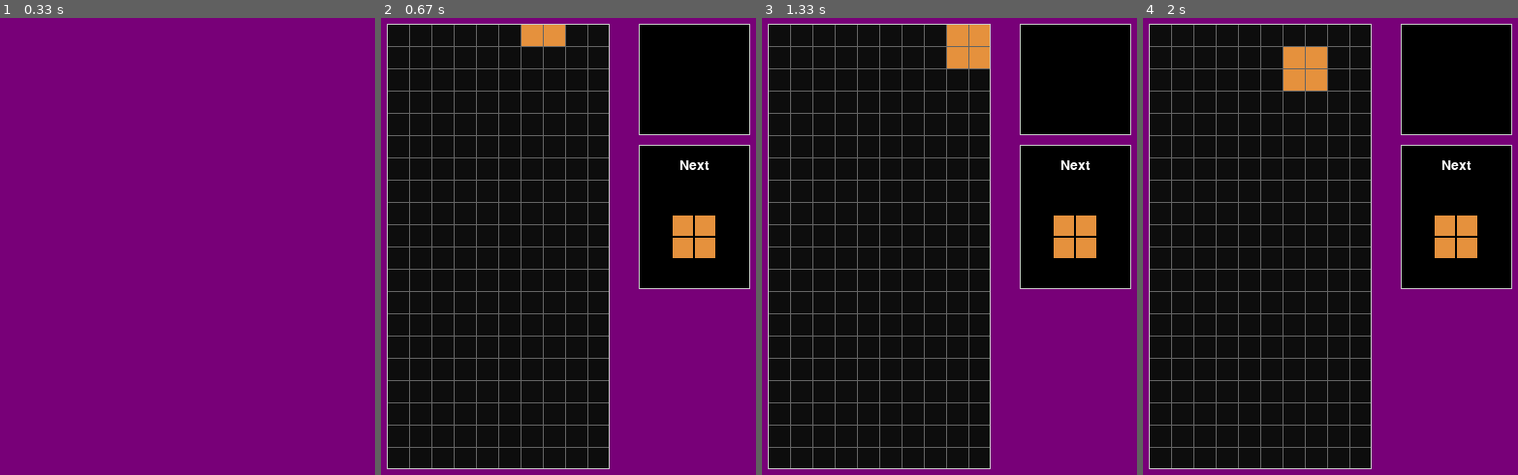
Above: before the commit, frames 1-4 (left to right).
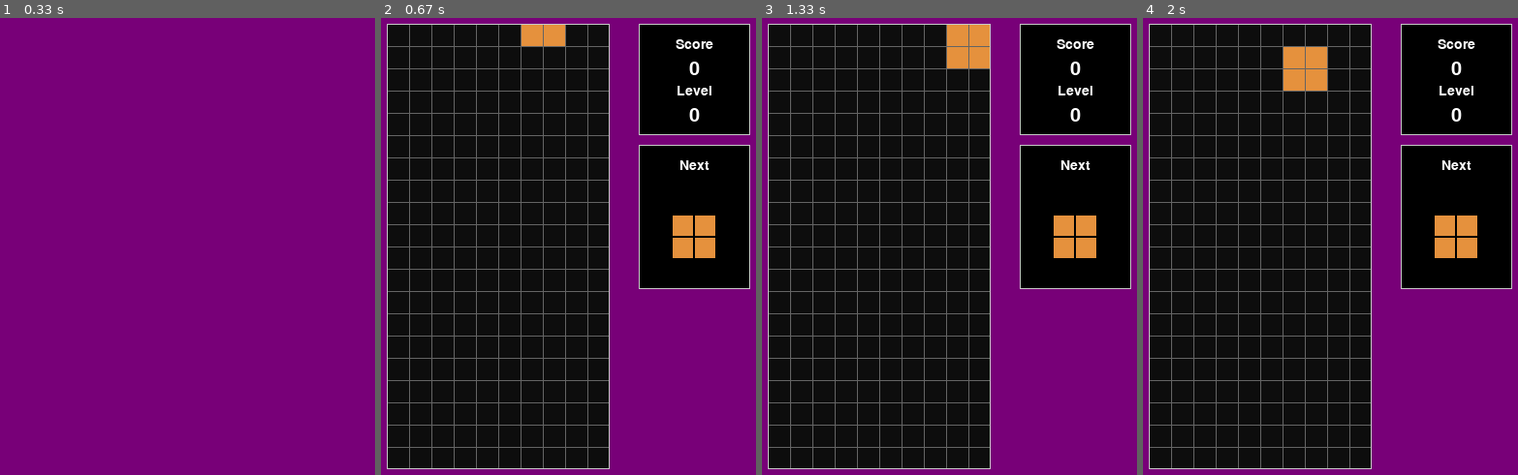
Above: after the commit, the same moments.

Repository: FRM95/Tetris-PyGame
Game: pygame game, started from main.py
Same seed, same stepped clock (60 frames per second), same inputs: the game is played once before the commit and once after it.
Inputs:
- Up to frame 1 (0.33 s): no input
- Up to frame 2 (0.67 s): tap F1 at 0.33 s
- Up to frame 3 (1.33 s): hold D 0.67-1.13 s; hold D from 1.17 s (still down)
- Up to frame 4 (2 s): release D at 1.63 s; hold A from 1.67 s (still down)

Frame 1 is identical in both runs. In frame 2, 0.4% of the frame differs, in the area x 78-89%, y 4-23%; in frame 3, 0.4%; in frame 4, 0.4%.

Commit message:
added speed increase per level

Diff:
--- a/game.py
+++ b/game.py
@@ -12,6 +12,7 @@
         self.createScreen()
         self.createField()
         self.createLines()
+        self.initiateScore()
         self.createScoreField()
         self.createPreviewField()
         self.createSpritesGroup()
@@ -41,6 +42,13 @@
         self.main_screen_surface.blit(self.field_surface, self.field_rect)
         self.main_screen_surface.blit(self.line_surface, self.field_rect)
         self.main_screen_surface.blit(self.score_surface, self.score_rect)
+
+        self.main_screen_surface.blit(self.score_text_surface, self.score_text_rect)
+        self.main_screen_surface.blit(self.points_text_surface, self.points_text_rect)
+
+        self.main_screen_surface.blit(self.level_text_surface, self.level_text_rect)
+        self.main_screen_surface.blit(self.level_number_surface, self.level_number_rect)
+
         self.main_screen_surface.blit(self.preview_surface, self.preview_rect)
         self.main_screen_surface.blit(self.preview_text_surface, self.preview_text_rect)
         self.main_screen_surface.blit(self.next_piece_surface, self.next_piece_rect)
@@ -83,10 +91,24 @@
         """Creates Score Field surface
         """
         score_coordinates = (self.field_rect.right + 30, self.field_rect.top)
-        score_object = Score(score_coordinates, WIDHT_SCORE_FIELD, HEIGHT_SCORE_FIELD)
-        score_object.addBorderLine(BORDER_LINE_COLOR)
-        self.score_surface = score_object.surface
-        self.score_rect = score_object.rect
+        self.score_object = Score(score_coordinates, WIDHT_SCORE_FIELD, HEIGHT_SCORE_FIELD)
+        self.score_object.addBorderLine(BORDER_LINE_COLOR)
+        self.score_surface = self.score_object.surface
+        self.score_rect = self.score_object.rect
+
+        self.score_text_surface, self.score_text_rect = self.score_object.createText('Score', size = SCORE_FONT_SIZE)
+        self.score_text_rect.midtop = (self.score_rect.midtop[0], self.score_rect.midtop[1] + BLOCK_DIMENSION * 0.6)
+        self.score_object.displayScore(self.game_score)
+        self.points_text_surface = self.score_object.points_surface
+        self.points_text_rect = self.score_object.points_rect
+        self.points_text_rect.midtop = (self.score_text_rect.midtop[0], self.score_text_rect.midtop[1] + BLOCK_DIMENSION)
+
+        self.level_text_surface, self.level_text_rect = self.score_object.createText('Level', size = SCORE_FONT_SIZE)
+        self.level_text_rect.midtop = (self.points_text_rect.midtop[0], self.points_text_rect.midtop[1] + BLOCK_DIMENSION * 1.1)
+        self.score_object.displayLevel(self.game_level)
+        self.level_number_surface = self.score_object.level_surface
+        self.level_number_rect = self.score_object.level_rect
+        self.level_number_rect.midtop = (self.level_text_rect.midtop[0], self.level_text_rect.midtop[1] + BLOCK_DIMENSION)
 
     def createPreviewField(self):
         """Creates Score Field surface
@@ -120,9 +142,13 @@
 
     def checkRow(self):
         found_row = False
+        combo = 0
+
         for row_index, row in enumerate(self.field_data[::-1]):
             if all(row):
                 found_row = True
+                self.lines_cleared += 1
+                combo +=1
                 row_index = ROWS - 1 - row_index
                 self.field_data.pop(row_index)
                 self.field_data.insert(0, [0] * COLUMNS)
@@ -133,8 +159,12 @@
                         block.y += 1
                         block.update()
                 break
+
         if found_row:
             self.checkRow()
+
+        if combo != 0:
+            self.updateGameStatus(combo)
 
     def setNextPieces(self):
         figure = choice(PIECES_LIST)
@@ -155,6 +185,7 @@
                             y_offset = y_offset,
                             time_lapse = DEFAULT_TIME_LAPSE,
                             field_data = self.field_data)
+
         new_figure = choice(PIECES_LIST)
         new_item = (PIECES.get(new_figure), PIECES_COLORS.get(new_figure))
         self.nextPiece.updateItem(new_item)
@@ -209,3 +240,27 @@
         if self.down_pressed and not keys[pygame.K_s]:
             self.down_pressed = False
             self.timers['MOVE_DOWN'].duration = self.down_speed
+
+    def initiateScore(self):
+        self.game_score = 0
+        self.game_level = 0
+        self.lines_cleared = 0
+
+    def updateGameStatus(self, combo:int):
+        current_level = self.lines_cleared//10
+        points_earned = POINTS.get(combo) * (current_level + 1)
+        self.game_score += points_earned
+
+        self.score_object.updateScore(self.game_score)
+        self.points_text_surface = self.score_object.points_surface
+        self.points_text_rect = self.score_object.points_rect
+        self.points_text_rect.midtop = (self.score_text_rect.midtop[0], self.score_text_rect.midtop[1] + BLOCK_DIMENSION)
+
+        if self.game_level != current_level:
+            self.game_level = current_level
+            self.score_object.updateLevel(self.game_level)
+            self.level_number_surface = self.score_object.level_surface
+            self.level_number_rect = self.score_object.level_rect
+            self.level_number_rect.midtop = (self.level_text_rect.midtop[0], self.level_text_rect.midtop[1] + BLOCK_DIMENSION)
+            self.down_speed = self.down_speed * 0.75
+            self.down_speed_faster = self.down_speed * 0.1
--- a/score.py
+++ b/score.py
@@ -1,6 +1,29 @@
 from custom_surface import CustomSurface
+from pygame import font, draw, surface
 
 class Score(CustomSurface):
 
     def __init__(self, coordinates, width, height) -> None:
         super().__init__(coordinates, width, height)
+
+    def createText(self, input:str = "", color:tuple = (255,255,255), background_color:tuple = (0,0,0), size:int = 32):
+        font_text = font.Font('freesansbold.ttf', size)
+        text_surface = font_text.render(input, True, color, background_color).convert_alpha()
+        text_rect = text_surface.get_rect()
+        return text_surface, text_rect
+
+    def displayScore(self, score:int, color:tuple = (255,255,255), background_color:tuple = (0,0,0), size:int = 20):
+        font_text = font.Font('freesansbold.ttf', size)
+        self.points_surface = font_text.render(str(score), True, color, background_color).convert_alpha()
+        self.points_rect = self.points_surface.get_rect()
+
+    def displayLevel(self, level:int, color:tuple = (255,255,255), background_color:tuple = (0,0,0), size:int = 20):
+        font_text = font.Font('freesansbold.ttf', size)
+        self.level_surface = font_text.render(str(level), True, color, background_color).convert_alpha()
+        self.level_rect = self.points_surface.get_rect()
+
+    def updateScore(self, new_score:int):
+        self.displayScore(new_score)
+
+    def updateLevel(self, new_level:int):
+        self.displayLevel(new_level)
--- a/settings.py
+++ b/settings.py
@@ -63,3 +63,13 @@
 
 # TEXT SIZE
 PREVIEW_FONT_SIZE = round(BLOCK_DIMENSION * 0.6)
+SCORE_FONT_SIZE = round(BLOCK_DIMENSION * 0.6)
+
+# SCORING
+POINTS = {
+    0: 0,
+    1: 40,
+    2: 100,
+    3: 300,
+    4: 1200
+}
